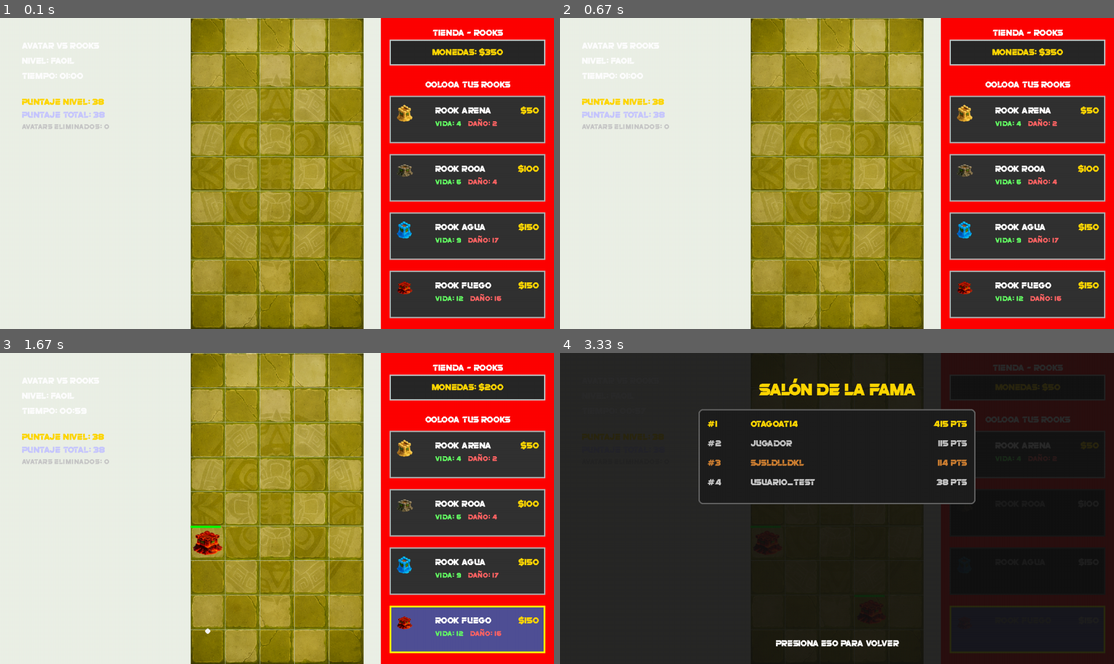
Above: before the commit, frames 1-4 (two rows, left to right).
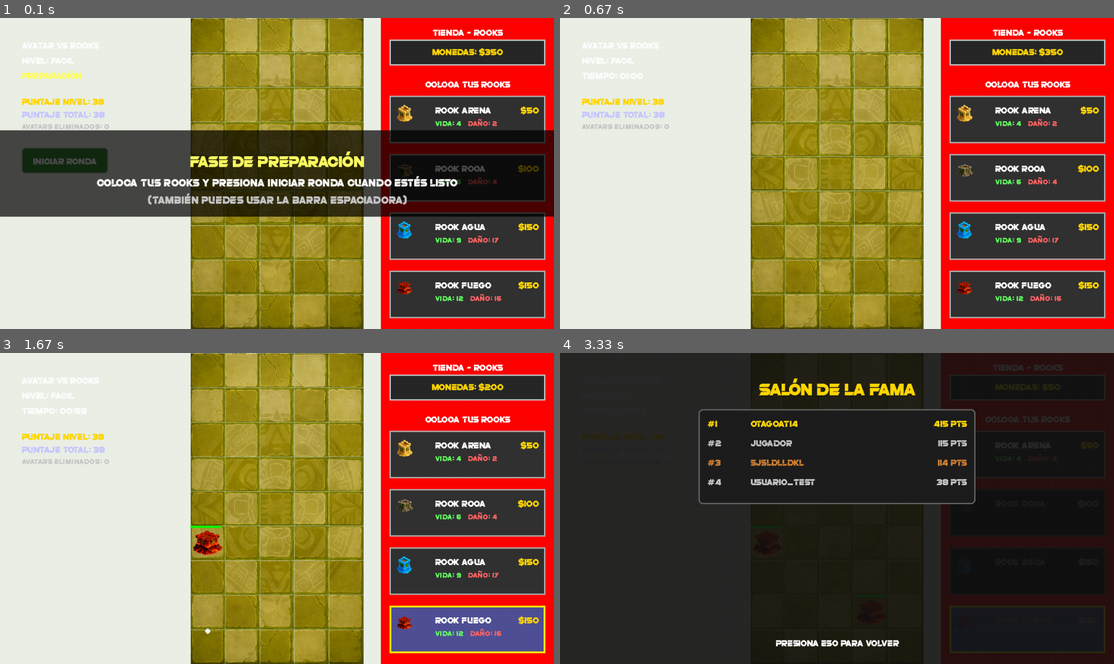
Above: after the commit, the same moments.

Repository: Otagoat14/AvatarVsRooksV2
Game: pygame game, started from Interfaz_Juego.py
Two runs of this game, one before a commit and one after it. Both use one fixed random seed, a clock stepped at 60 frames per second and the inputs below.
Inputs (mouse positions are in pixels of both pictures, inside the frame that each line leads up to):
- Up to frame 1 (0.1 s): no input
- Up to frame 2 (0.67 s): click (626, 161) at 0.38 s, where only the run after the commit has a clickable "INICIAR RONDA"
- Up to frame 3 (1.67 s): tap Space at 0.67 s; click (487, 626) at 1.05 s; click (221, 558) at 1.38 s
- Up to frame 4 (3.33 s): tap F at 1.67 s; click (875, 626) at 2.08 s

The runs differ from the first frame. In frame 1, 28% of the frame differs, in the area x 0-100%, y 16-65%; in frame 2, nothing differs; in frame 3, nothing differs; in frame 4, less than 0.1%.

Commit message:
añadí el boton de iniciar partida para iniciarla manualmente

Diff:
--- a/Interfaz_Juego.py
+++ b/Interfaz_Juego.py
@@ -105,6 +105,68 @@
         # fondo de la matriz
         self.fondo_matriz = pygame.image.load("Imagenes/fondo.png").convert_alpha()
         self.fondo_matriz = pygame.transform.scale(self.fondo_matriz, (ANCHO, ALTO))
+
+        # Estado de la ronda
+        self.ronda_iniciada = False
+        self.boton_iniciar_ronda = None
+        self._crear_boton_iniciar()
+
+    def _crear_boton_iniciar(self):
+        """Crea el botón para iniciar la ronda"""
+        ancho_boton = 200
+        alto_boton = 60
+        x = 50  # Posición en la esquina superior izquierda
+        y = 300  # Debajo del puntaje
+
+        self.boton_iniciar_ronda = {
+            "rect": pygame.Rect(x, y, ancho_boton, alto_boton),
+            "texto": "INICIAR RONDA",
+            "hover": False,
+            "activo": True
+        }
+
+    def dibujar_boton_iniciar(self):
+        """Dibuja el botón de iniciar ronda"""
+        if not self.ronda_iniciada and self.boton_iniciar_ronda["activo"]:
+            boton = self.boton_iniciar_ronda
+            rect = boton["rect"]
+
+            # Color según estado
+            if boton["hover"]:
+                color = (80, 160, 80)  # Verde más claro al hover
+            else:
+                color = (60, 140, 60)  # Verde normal
+
+            # Dibujar botón
+            pygame.draw.rect(self.pantalla, color, rect, border_radius=8)
+            pygame.draw.rect(self.pantalla, (200, 200, 200), rect, width=2, border_radius=8)
+
+            # Dibujar texto
+            try:
+                fuente_boton = pygame.font.Font("Fuentes/super_sliced.otf", 20)
+            except:
+                fuente_boton = pygame.font.SysFont("segoeui", 20, bold=True)
+
+            texto_surface = fuente_boton.render(boton["texto"], True, (255, 255, 255))
+            texto_rect = texto_surface.get_rect(center=rect.center)
+            self.pantalla.blit(texto_surface, texto_rect)
+
+    def verificar_click_boton_iniciar(self, mouse_pos):
+        """Verifica si se hizo click en el botón de iniciar ronda"""
+        if (not self.ronda_iniciada and
+            self.boton_iniciar_ronda["activo"] and
+            self.boton_iniciar_ronda["rect"].collidepoint(mouse_pos)):
+
+            self.ronda_iniciada = True
+            self.boton_iniciar_ronda["activo"] = False  # Desactivar después de iniciar
+            self.juego.iniciar_ronda()  # Método que agregaremos en Logica_juego.py
+            return True
+        return False
+
+    def actualizar_estado_boton(self, mouse_pos):
+        """Actualiza el estado hover del botón"""
+        if self.boton_iniciar_ronda["activo"]:
+            self.boton_iniciar_ronda["hover"] = self.boton_iniciar_ronda["rect"].collidepoint(mouse_pos)
 
     def reproducir_cancion_usuario(self):
         try:
@@ -513,22 +575,27 @@
             self.mostrar_notificacion(self.juego.ultima_notificacion)
 
     def dibujar_contador_tiempo(self):
-        mins, secs = divmod(self.juego.tiempo_restante, 60)
-        texto_tiempo = f"Tiempo: {mins:02d}:{secs:02d}"
-
-        # Cambiar color cuando queda poco tiempo
-        if self.juego.tiempo_restante > 30:
-            color = (255, 255, 255)
-        elif self.juego.tiempo_restante > 10:
-            color = (255, 200, 0)  # Amarillo
+        if not self.ronda_iniciada:
+            # Mostrar "PREPARACIÓN" en lugar del tiempo
+            texto_tiempo = "PREPARACIÓN"
+            color = (255, 255, 100)  # Amarillo para preparación
         else:
-            color = (255, 50, 50)  # Rojo
+            mins, secs = divmod(self.juego.tiempo_restante, 60)
+            texto_tiempo = f"Tiempo: {mins:02d}:{secs:02d}"
+
+            # Cambiar color cuando queda poco tiempo (código existente)
+            if self.juego.tiempo_restante > 30:
+                color = (255, 255, 255)
+            elif self.juego.tiempo_restante > 10:
+                color = (255, 200, 0)
+            else:
+                color = (255, 50, 50)
 
         superficie_tiempo = self.fuente_texto.render(texto_tiempo, False, color)
         self.pantalla.blit(superficie_tiempo, (50, 120))
 
-        # Mostrar mensaje especial cuando el tiempo está por acabarse
-        if self.juego.tiempo_restante <= 10 and self.juego.tiempo_restante > 0:
+        # Mostrar mensaje especial cuando el tiempo está por acabarse (solo si la ronda inició)
+        if self.ronda_iniciada and self.juego.tiempo_restante <= 10 and self.juego.tiempo_restante > 0:
             fuente_alerta = pygame.font.Font("Fuentes/super_sliced.otf", 16)
             texto_alerta = f"¡{self.juego.tiempo_restante} segundos restantes!"
             alerta_surface = fuente_alerta.render(texto_alerta, False, (255, 100, 100))
@@ -744,8 +811,8 @@
         matriz_y = (self.ALTO_PANTALLA - ALTO) // 2
         tienda_x = self.ANCHO_PANTALLA - ANCHO
 
-        # Iniciar juego automáticamente
-        self.juego.iniciar_juego()
+        # Iniciar juego en modo preparación
+        self.juego.iniciar_juego(preparacion=True)
 
         while True:
             for event in pygame.event.get():
@@ -753,9 +820,16 @@
                     pygame.quit()
                     exit()
 
+                elif event.type == pygame.MOUSEMOTION:
+                    # Actualizar estado hover del botón
+                    self.actualizar_estado_boton(event.pos)
+
                 elif event.type == pygame.KEYDOWN:
                     if event.key == pygame.K_r and (self.juego.game_over or self.juego.victoria):
                         self.reiniciar_nivel_actual()
+                        # Reiniciar también el estado del botón
+                        self.ronda_iniciada = False
+                        self.boton_iniciar_ronda["activo"] = True
 
                     elif event.key == pygame.K_f:
                         self.mostrar_salon = not self.mostrar_salon
@@ -765,9 +839,18 @@
                         else:
                             pygame.quit()
                             exit()
+                    # Atajo de teclado para iniciar ronda (Barra Espaciadora)
+                    elif event.key == pygame.K_SPACE and not self.ronda_iniciada and self.boton_iniciar_ronda["activo"]:
+                        self.ronda_iniciada = True
+                        self.boton_iniciar_ronda["activo"] = False
+                        self.juego.iniciar_ronda()
 
                 elif event.type == pygame.MOUSEBUTTONDOWN:
                     mouse_x, mouse_y = pygame.mouse.get_pos()
+
+                    # Verificar click en botón iniciar ronda
+                    if self.verificar_click_boton_iniciar((mouse_x, mouse_y)):
+                        continue  # Saltar el resto del procesamiento de clicks
 
                     # Seleccionar item de tienda
                     item_clickeado = self.obtener_item_clickeado(mouse_x, mouse_y)
@@ -795,8 +878,9 @@
                             if self.juego.remover_rook(fila, columna):
                                 print(f"Rook removido de ({fila}, {columna})")
 
-            # Actualizar lógica del juego
-            self.juego.actualizar()
+            # Actualizar lógica del juego SOLO si la ronda está iniciada
+            if self.ronda_iniciada:
+                self.juego.actualizar()
 
             # Dibujar
             self.pantalla.fill(COLOR_FONDO)
@@ -816,6 +900,13 @@
 
             # Dibujar UI
             self.dibujar_ui()
+
+            # Dibujar botón de iniciar ronda
+            self.dibujar_boton_iniciar()
+
+            # Mostrar mensaje de preparación si la ronda no ha iniciado
+            if not self.ronda_iniciada:
+                self.mostrar_mensaje_preparacion()
 
             # Verificar fin del juego y mostrar animaciones
             if self.juego.victoria:
@@ -833,7 +924,7 @@
                     except:
                         lang_actual = "es"
 
-                    main_dificultad(self.usuario_actual, lang_actual)  # ✅ Ahora pasa ambos parámetros
+                    main_dificultad(self.usuario_actual, lang_actual)
                     return
 
                 elif accion == "victoria_final":
@@ -848,6 +939,9 @@
 
                 if accion == "reiniciar":
                     self.reiniciar_nivel_actual()
+                    # Reiniciar estado del botón al reiniciar nivel
+                    self.ronda_iniciada = False
+                    self.boton_iniciar_ronda["activo"] = True
                 elif accion == "menu":
                     from dificultad import main as main_dificultad
                     pygame.display.quit()
@@ -858,7 +952,7 @@
                     except:
                         lang_actual = "es"
 
-                    main_dificultad(self.usuario_actual, lang_actual)  # ✅ Ahora pasa ambos parámetros
+                    main_dificultad(self.usuario_actual, lang_actual)
                     return
                 elif accion == "salir":
                     pygame.quit()
@@ -874,6 +968,32 @@
             pygame.display.update()
             self.reloj.tick(60)
 
+    def mostrar_mensaje_preparacion(self):
+        """Muestra mensaje indicando que está en fase de preparación"""
+        fuente_grande = pygame.font.Font("Fuentes/super_sliced.otf", 36)
+        fuente_mediana = pygame.font.Font("Fuentes/super_sliced.otf", 24)
+
+        # Fondo semitransparente
+        overlay = pygame.Surface((self.ANCHO_PANTALLA, 200))
+        overlay.set_alpha(180)
+        overlay.fill((0, 0, 0))
+        self.pantalla.blit(overlay, (0, self.ALTO_PANTALLA // 2 - 100))
+
+        # Texto principal
+        texto_preparacion = fuente_grande.render("FASE DE PREPARACIÓN", True, (255, 255, 100))
+        texto_rect = texto_preparacion.get_rect(center=(self.ANCHO_PANTALLA // 2, self.ALTO_PANTALLA // 2 - 30))
+        self.pantalla.blit(texto_preparacion, texto_rect)
+
+        # Instrucciones
+        instrucciones = fuente_mediana.render("Coloca tus Rooks y presiona INICIAR RONDA cuando estés listo", True, (255, 255, 255))
+        inst_rect = instrucciones.get_rect(center=(self.ANCHO_PANTALLA // 2, self.ALTO_PANTALLA // 2 + 20))
+        self.pantalla.blit(instrucciones, inst_rect)
+
+        # Atajo de teclado
+        atajo = fuente_mediana.render("(También puedes usar la Barra Espaciadora)", True, (200, 200, 200))
+        atajo_rect = atajo.get_rect(center=(self.ANCHO_PANTALLA // 2, self.ALTO_PANTALLA // 2 + 60))
+        self.pantalla.blit(atajo, atajo_rect)
+
 if __name__ == "__main__":
 
     interfaz = Interfaz()
--- a/Logica_juego.py
+++ b/Logica_juego.py
@@ -28,6 +28,8 @@
         self.ultima_notificacion = ""
         self.tiempo_notificacion = 0
 
+        self.en_preparacion = True
+
         # PUNTAJE ACUMULADO entre niveles
         self.puntaje_acumulado = puntaje_acumulado
 
@@ -47,6 +49,27 @@
         # Inicializar último spawn
         for avatar_info in self.obtener_avatares_info():
             self.ultimo_spawn[avatar_info["tipo"]] = 0
+
+    def iniciar_juego(self, preparacion=False):
+        """Inicia el juego, opcionalmente en modo preparación"""
+        self.juego_iniciado = True
+        self.game_over = False
+        self.victoria = False
+        self.en_preparacion = preparacion  # Nuevo estado
+
+        # Usar el tiempo total configurado por dificultad
+        self.tiempo_restante = self.tiempo_total
+        self.tiempo_inicio = time.time() if not preparacion else 0
+
+        tiempo_actual = time.time()
+        for avatar_info in self.obtener_avatares_info():
+            self.ultimo_spawn[avatar_info["tipo"]] = tiempo_actual
+
+    def iniciar_ronda(self):
+        """Inicia la ronda (comienza el tiempo y los spawns)"""
+        self.en_preparacion = False
+        self.tiempo_inicio = time.time()
+        print("¡Ronda iniciada! Los avatares comenzarán a aparecer.")
 
     def obtener_puntaje_acumulado(self):
         return self.puntaje_acumulado + self.calculador_puntaje.calcular_puntaje()
@@ -166,6 +189,10 @@
 
 
     def spawn_avatares_recursivo(self, indice=0):
+        """Solo spawnea avatares si no está en preparación"""
+        if self.en_preparacion:
+            return
+
         if indice >= len(self.obtener_avatares_info()):
             return
 
@@ -173,13 +200,7 @@
         tiempo_actual = time.time()
         tiempo_desde_ultimo = tiempo_actual - self.ultimo_spawn[avatar_info["tipo"]]
 
-        # DEBUG: Mostrar información de spawn
-        if indice == 0 and random.random() < 0.01:  # Solo ocasionalmente para no spammear
-            print(f"Dificultad: {self.dificultad}, Modificador: {self.modificador_spawn}")
-            print(f"Flechero - Intervalo: {avatar_info['intervalo_spawn']:.2f}s")
-
         if tiempo_desde_ultimo >= avatar_info["intervalo_spawn"]:
-            # AUMENTAR probabilidad de spawn según dificultad
             probabilidad_base = avatar_info["probabilidad_spawn"]
             probabilidad_modificada = probabilidad_base * self.modificador_spawn
 
@@ -432,6 +453,10 @@
         return False
 
     def actualizar_tiempo(self):
+        """Solo actualiza el tiempo si la ronda está activa"""
+        if self.en_preparacion:
+            return
+
         if self.juego_iniciado and self.tiempo_restante > 0:
             tiempo_actual = time.time()
             tiempo_transcurrido = int(tiempo_actual - self.tiempo_inicio)
@@ -451,11 +476,12 @@
                     self.game_over = True
                     print("DERROTA - Los avatares llegaron a la base")
                 else:
-                    # Victoria: tiempo acabó y ningún avatar llegó al final (no importa si hay rooks o no)
+                    # Victoria: tiempo acabó y ningún avatar llegó al final
                     self.victoria = True
                     print(f"¡VICTORIA! Sobreviviste {self.tiempo_total} segundos")
 
 
+
     #Funciones para lo que es el puntaje
 
     def obtener_puntaje_actual(self):
@@ -463,18 +489,6 @@
 
     def obtener_detalles_puntaje(self):
         return self.calculador_puntaje.obtener_detalles()
-
-    def iniciar_juego(self):
-        self.juego_iniciado = True
-        self.game_over = False
-        self.victoria = False
-        # Usar el tiempo total configurado por dificultad
-        self.tiempo_restante = self.tiempo_total
-        self.tiempo_inicio = time.time()
-
-        tiempo_actual = time.time()
-        for avatar_info in self.obtener_avatares_info():
-            self.ultimo_spawn[avatar_info["tipo"]] = tiempo_actual
 
     def reiniciar_juego(self):
         self.matriz = [[VACIO for c in range(COLUMNAS)] for f in range(FILAS)]
@@ -497,6 +511,9 @@
         self.puntos_acumulados_avatars = 0
         self.calculador_puntaje = CalculadorPuntaje(self.calculador_puntaje.usuario)
 
+        # Reiniciar estado de preparación
+        self.en_preparacion = True  # Agregar esta línea
+
         # Reiniciar último spawn
         tiempo_actual = time.time()
         for avatar_info in self.obtener_avatares_info():
@@ -507,9 +524,12 @@
         self.tiempo_notificacion = 0
 
     def actualizar(self):
+        """Actualiza la lógica del juego solo si no está en preparación"""
+        if self.en_preparacion:
+            return
+
         if self.juego_iniciado and not self.game_over and not self.victoria:
             self.actualizar_tiempo()
-
 
             if not self.game_over and not self.victoria:
                 self.spawn_avatares_recursivo()
